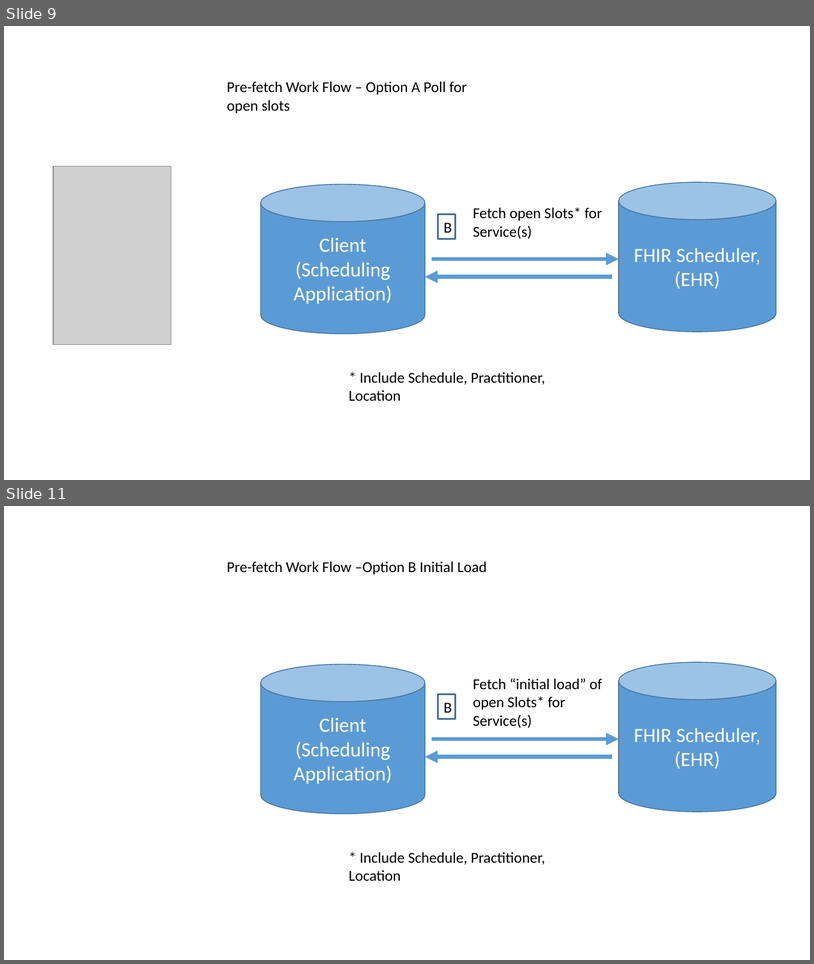
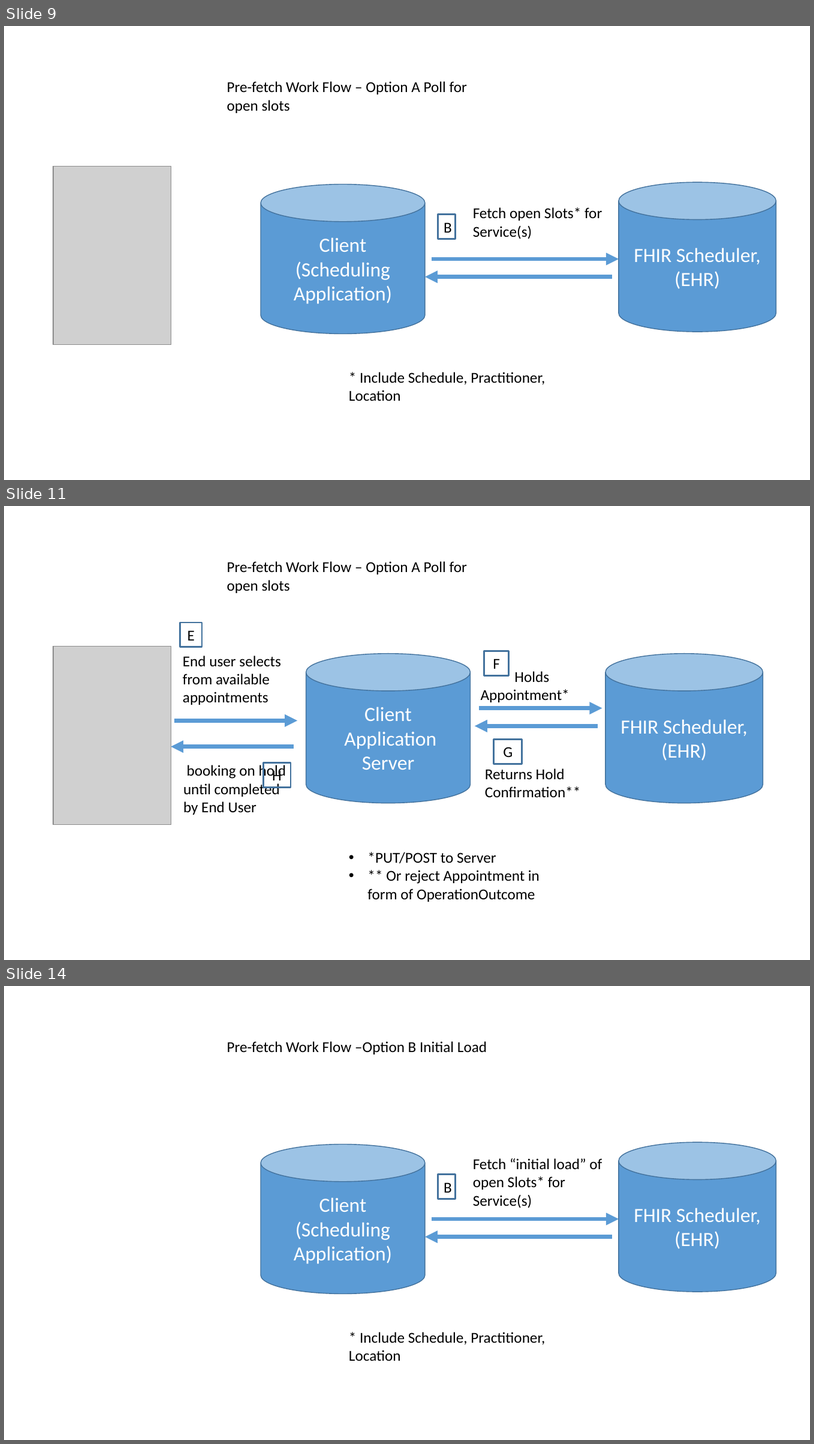
Before and after one commit to argonautproject/scheduling, a slide deck: meeting-notes/WorkFlowDiagrams.pptx. Shown one above the other, each under a label of ours: slides 9 and 11 before the commit, slides 9, 11 and 14 after it; the slides between them are not shown. The pictures are 814x964 and 814x1444 pixels, drawn with LibreOffice and Linux fonts; fonts in the diff are those of the drawing; grey boxes stand for pictures. Boxes give left, top, right and bottom in pixels: in the first picture for what was removed or moved away, otherwise in the second. Text is boxed around its words. In the diff, an @@ line names an element or a change of style, - is before the commit and + after.

```diff
--- a/meeting-notes/WorkFlowDiagrams.pptx
+++ b/meeting-notes/WorkFlowDiagrams.pptx
@@ slide 11 added at [4, 506, 810, 960], background #FFFFFF @@
@@ text added at [227, 561, 467, 593], 18 pt, text #000000 @@
+Pre-fetch Work Flow – Option A Poll for open slots
@@ rectangle added at [180, 623, 202, 647], outline #43739E 2 pt, 18 pt, text #000000 @@
+E
@@ picture added at [53, 646, 171, 824] @@
@@ text added at [183, 655, 281, 705], 18 pt, text #000000 @@
+End user selects from available appointments
@@ cylinder added at [306, 654, 471, 803], fill #5B9BD5, outline #43739E 1 pt, 24 pt, text #FFFFFF @@
+Client
+Application Server
@@ rectangle added at [475, 664, 611, 707], fill #FFFFFF, 18 pt, text #000000 @@
+Holds Appointment*
@@ rectangle added at [485, 651, 509, 675], outline #43739E 2 pt, 18 pt, text #000000 @@
+F
@@ cylinder added at [606, 654, 763, 803], fill #5B9BD5, outline #43739E 1 pt, 24 pt, text #FFFFFF @@
+FHIR Scheduler, (EHR)
@@ arrow added from (174, 721) to (297, 721), #5B9BD5 5 pt @@
@@ arrow added from (479, 708) to (602, 708), #5B9BD5 5 pt @@
@@ arrow added from (598, 726) to (475, 726), #5B9BD5 5 pt @@
@@ rectangle added at [494, 739, 522, 764], outline #43739E 2 pt, 18 pt, text #000000 @@
+G
@@ arrow added from (294, 747) to (171, 747), #5B9BD5 5 pt @@
@@ text added at [183, 763, 286, 814], 18 pt, text #000000 @@
+booking on hold until completed by End User
@@ rectangle added at [264, 762, 291, 787], outline #43739E 2 pt, 18 pt, text #000000 @@
+H
@@ text added at [485, 768, 581, 797], 18 pt, text #000000 @@
+Returns Hold Confirmation**
@@ text added at [368, 852, 540, 901], 18 pt, text #000000 @@
+• *PUT/POST to Server
+• ** Or reject Appointment in form of OperationOutcome
@@ what was slide 11 is now slide 14 @@
```
Also in this commit, not shown: 1 slide changed, 2 other slides added, 17 other files.
